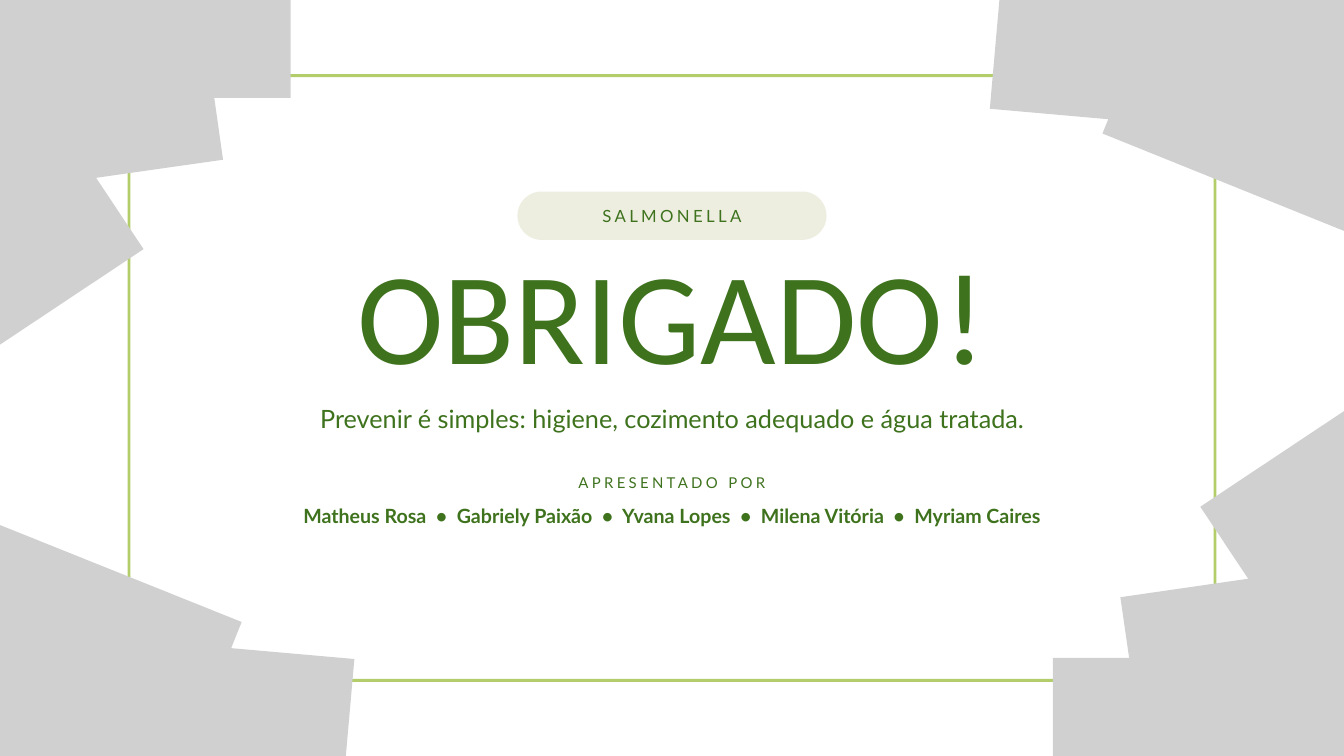
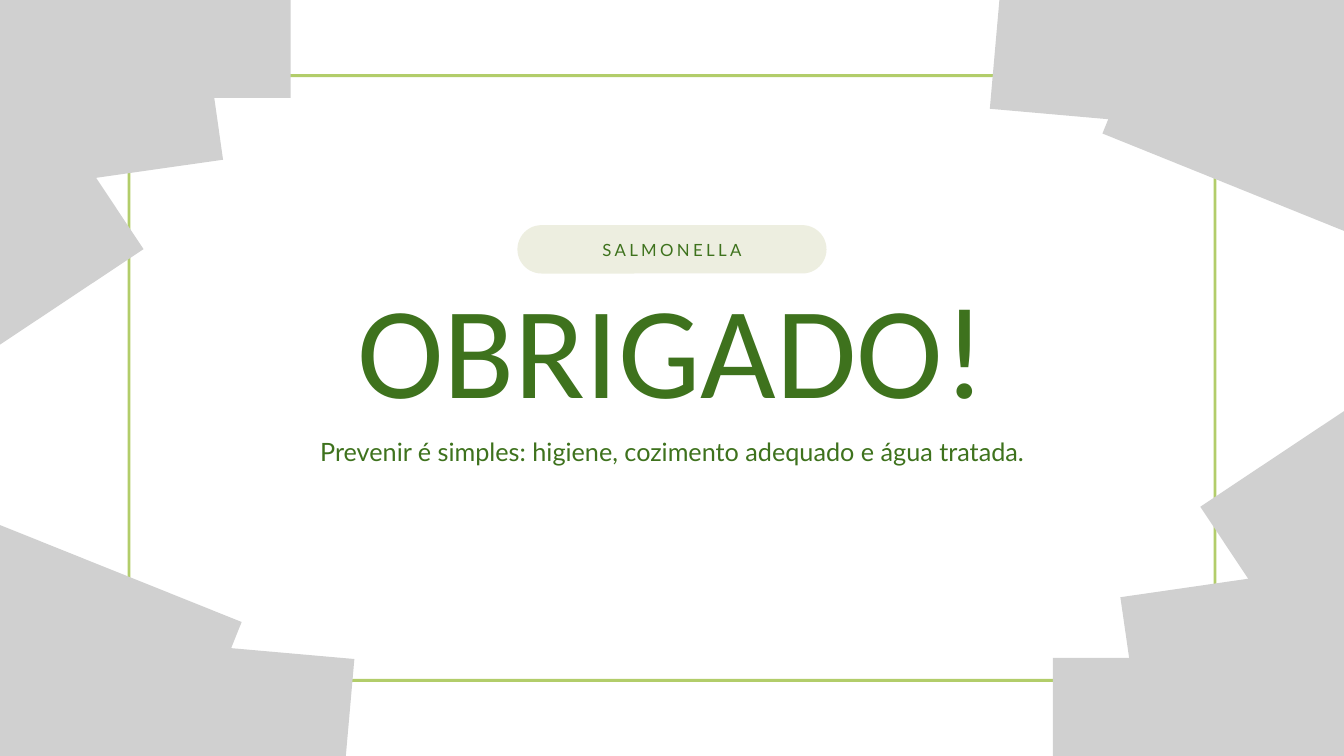
Before and after one commit to shazamfa90/IA, a slide deck: slide 15 of apresentacoes/salmonella/Salmonella_Apresentacao.pptx. Drawn at 1344x756 pixels with LibreOffice and Linux fonts; fonts in the diff are those of the drawing; grey boxes stand for pictures; background and template pictures are left out. Boxes give left, top, right and bottom in pixels: in the first picture for what was removed or moved away, otherwise in the second. Text is boxed around its words. In the diff, an @@ line names an element or a change of style, - is before the commit and + after.

```diff
--- a/apresentacoes/salmonella/Salmonella_Apresentacao.pptx
+++ b/apresentacoes/salmonella/Salmonella_Apresentacao.pptx
@@ 3 texts, 1 rounded rectangle: place and size @@
-3 texts, 1 rounded rectangle at <box>320,192,1024,433</box>
+3 texts, 1 rounded rectangle at <box>320,225,1024,466</box>
@@ text removed at <box>202,474,1142,501</box> @@
-APRESENTADO POR
@@ text removed at <box>303,508,1040,527</box> @@
-Matheus Rosa • Gabriely Paixão • Yvana Lopes • Milena Vitória • Myriam Caires
```
Also in this commit, not shown: 13 other slides changed, 1 other file.
